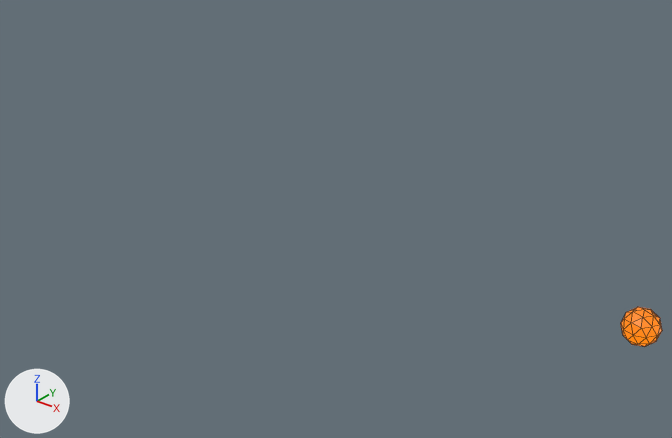
A saved change to the Blender file assets/concept_art/concept_art_01.blend.
The view is the same before and after, from a camera (50 mm lens) standing at (-48.82, 21.24, 2.11) and looking at (-52.18, 25.43, -0.49). Every picture has the same lights, and +X, +Y and +Z are marked at lower left. Mesh edges are drawn as thin lines.

Before the edit, the objects in view are built like this:
```python
me_icosphere_003 = bpy.data.meshes.new('Icosphere.003')
me_icosphere_003.from_pydata(...)  # an icosphere of 80 faces spanning x -0.95..0.95, y -1.0..1.0, z -1.0..1.0
me_icosphere_003.materials.append(mat_sun)  # black #000000
ob_icosphere_003 = bpy.data.objects.new('Icosphere.003', me_icosphere_003)
ob_icosphere_003.location = (-62.246, 63.542, -24.197)
ob_icosphere_003.scale = (1.04, 1.04, 1.04)
```
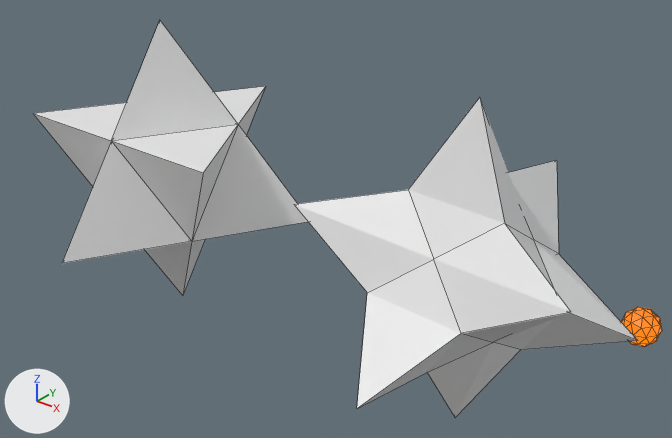
Location of each change, (x1, y1, x2, y2) in pixels of the pictures (672 x 438 px):
'space_dust_2', added
    after: (294, 98, 638, 418)
'space_dust_1', added
    after: (33, 21, 308, 296)

The change, as a list of edits to the scene's bpy script:
```text
Add me_circle_005:
    me_circle_005.from_pydata([(0.0, 1.0, 0.0), (-0.87, -0.5, 0.0), (-0.43, 0.25, 0.0), (0.0, -0.5, 0.0), (0.43, 0.25, 0.0), (0.0, 0.5, -0.71), (0.87, -0.5, 0.0), (0.43, -0.25, -0.71), (-0.43, -0.25, -0.71), (0.0, 0.0, -1.41), (0.0, -1.0, -0.71), (-0.87, 0.5, -0.71), (0.87, 0.5, -0.71), (0.0, 0.0, 0.71)], [], [(3, 4, 2), (3, 2, 1), (2, 4, 0), (4, 3, 6), (0, 5, 2), (8, 5, 9), (7, 4, 6), (2, 5, 8), (2, 8, 1), (4, 5, 0), (7, 9, 5), (7, 5, 4), (9, 7, 8), (7, 6, 3), (1, 8, 3), (8, 7, 3), (5, 7, 8), (5, 8, 11), (8, 7, 10), (7, 5, 12), (10, 3, 8), (2, 3, 13), (4, 7, 12), (8, 3, 2), (8, 2, 11), (7, 3, 10), (4, 13, 3), (4, 3, 7), (13, 4, 2), (4, 12, 5), (11, 2, 5), (2, 4, 5)])
Add me_cube:
    me_cube.from_pydata(...)  # 26 vertices, 24 faces; spans x -1.0..1.0, y -1.0..1.0, z -1.0..1.0
Add ob_space_dust_1:
    ob_space_dust_1 = bpy.data.objects.new('space_dust_1', me_circle_005)
    ob_space_dust_1.location = (-53.574, 25.309, -0.105)
Add ob_space_dust_2:
    ob_space_dust_2 = bpy.data.objects.new('space_dust_2', me_cube)
    ob_space_dust_2.location = (-51.131, 25.309, -0.465)
    ob_space_dust_2.rotation_euler = (-0.74, -0.609, 0.482)  # degrees (-42, -35, 28)
    ob_space_dust_2.scale = (0.607, 0.607, 0.607)
```
